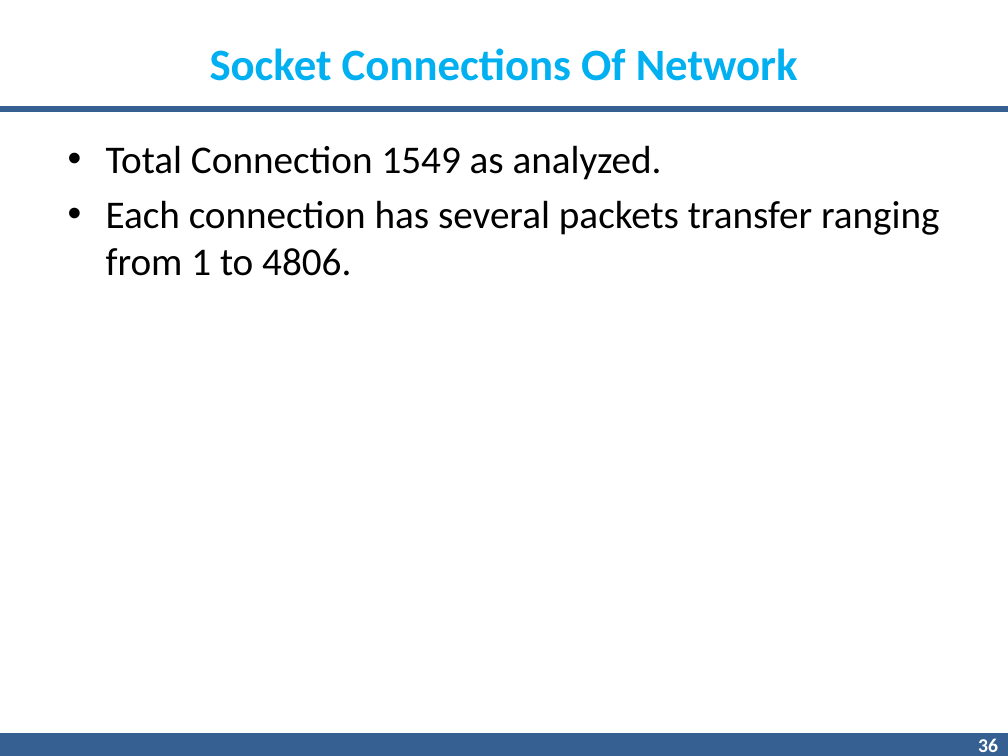
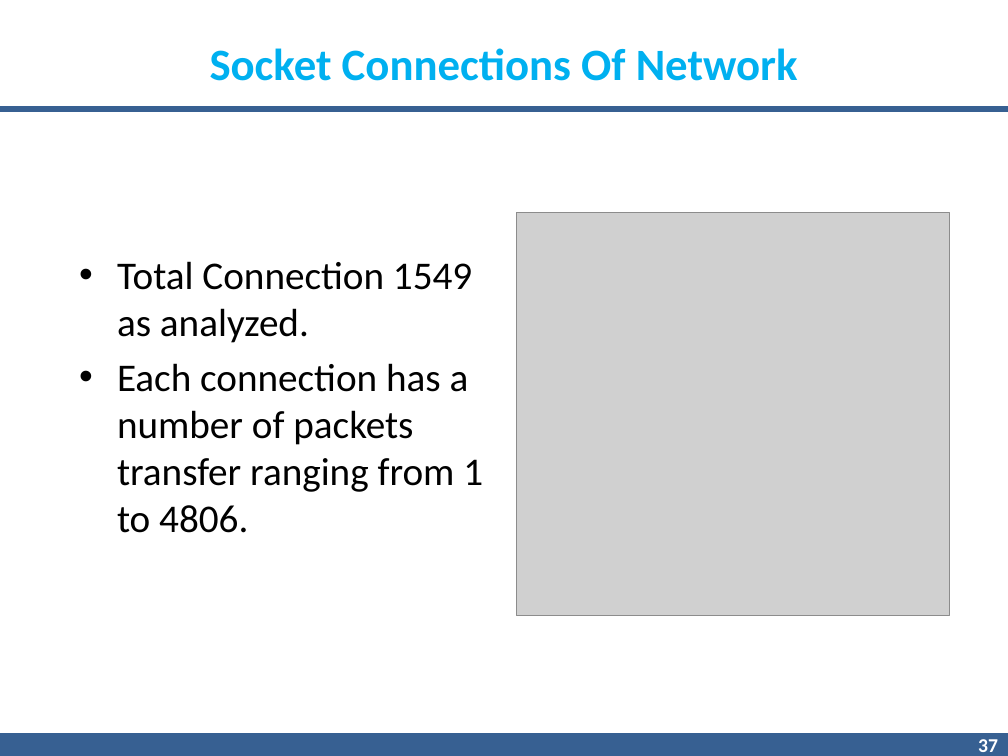
Before and after one commit to gnnain/Pcap_Reader, a slide deck: slide 37 of 7.pptx (slide 36 before the commit). Drawn at 1008x756 pixels with LibreOffice and Linux fonts; fonts in the diff are those of the drawing; grey boxes stand for pictures; background and template pictures are left out. Boxes give left, top, right and bottom in pixels: in the first picture for what was removed or moved away, otherwise in the second. Text is boxed around its words. In the diff, an @@ line names an element or a change of style, - is before the commit and + after.

```diff
--- a/7.pptx
+++ b/7.pptx
@@ picture added at bbox=[516, 213, 949, 616] @@
@@ text "Total Connection 1549 as analyzed.": place and size @@
-text "Total Connection 1549 as analyzed." at bbox=[106, 145, 940, 276]
+text "Total Connection 1549 as analyzed." at bbox=[117, 261, 483, 533]
@@ text at bbox=[117, 363, 483, 533]: text changed @@
-• Each connection has several packets transfer ranging from 1 to 4806.
+• Each connection has a number of packets transfer ranging from 1 to 4806.
@@ page number at bbox=[978, 739, 998, 752]: text changed @@
-36
+37
```
Also in this commit, not shown: 12 other slides changed, 2 slides added, 2 slides removed, 2 other files.
